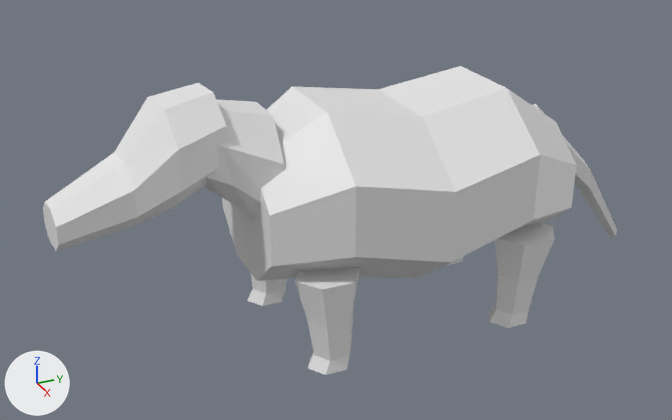
Two versions of the OBJ model data/animals/tatu/eat/2.obj, one commit apart.
Before and after are seen from a 50 mm lens placed at (1.18, -0.634, 0.781), pointed at (-0.013, -0.098, 0.185). The axes (+X, +Y, +Z) are drawn at lower left. The lights are the same throughout. The older version comes first. Where no turn or scale is listed for an object, it has been applied to the vertices.

Script lines for the objects in view, before the commit:
```python
me_tatu_eat_2 = bpy.data.meshes.new('tatu_eat_2')
me_tatu_eat_2.from_pydata(...)  # 226 vertices, 420 faces; spans x -0.173..0.173, y -0.527..0.418, z 0.0..0.41
ob_tatu_eat_2 = bpy.data.objects.new('tatu_eat_2', me_tatu_eat_2)
ob_tatu_eat_2.location = (0.0, 0.0, 0.0)
```
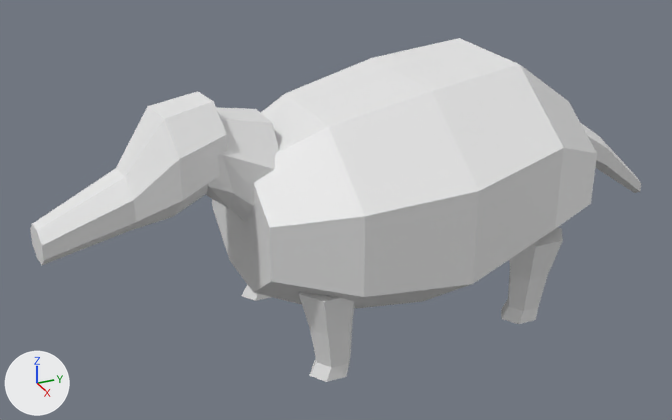
Patch to the scene script:
```diff
--- a/data/animals/tatu/eat/2.obj.py
+++ b/data/animals/tatu/eat/2.obj.py
@@ me_tatu_eat_2 @@
 # used by ob_tatu_eat_2; location = (0.0, 0.0, 0.0)
-me_tatu_eat_2.from_pydata(...)  # 226 vertices, 420 faces; spans x -0.173..0.173, y -0.527..0.418, z 0.0..0.41
+me_tatu_eat_2.from_pydata(...)  # 226 vertices, 420 faces; spans x -0.229..0.229, y -0.547..0.456, z 0.0..0.412
+# me_tatu_eat_2 part 1: the loose piece of 26 vertices spanning x -0.149..-0.074, y -0.217..-0.116, z 0.0..0.15 is turned -0.1 degrees about the x axis through its middle and scaled by 0.927, then moved by (-0.019, -0.006, -0.005)
+# me_tatu_eat_2 part 2: the loose piece of 26 vertices spanning x 0.074..0.149, y -0.217..-0.116, z 0.0..0.15 is turned -0.2 degrees about the x axis through its middle and scaled by 0.927, then moved by (0.019, -0.006, -0.005)
+# me_tatu_eat_2 part 3: the loose piece of 26 vertices spanning x -0.153..-0.071, y 0.112..0.221, z 0.0..0.15 is scaled about its middle by (0.914, 0.918, 0.93), then moved by (-0.019, 0.006, 0.009)
+# me_tatu_eat_2 part 4: the loose piece of 26 vertices spanning x 0.071..0.153, y 0.112..0.221, z 0.0..0.15 is scaled about its middle by (0.914, 0.919, 0.93), then moved by (0.019, 0.006, 0.009)
+# me_tatu_eat_2 part 5: the loose piece of 26 vertices spanning x -0.081..0.081, y -0.365..-0.213, z 0.184..0.39 is multiplied about its middle by the matrix ((0.999, -0.007, 0.001), (0.007, 0.999, -0.011), (-0.001, 0.011, 0.999)), then moved by (0.0, -0.001, -0.011)
+# me_tatu_eat_2 part 6: 96 of 226 vertices moved; they spanned x -0.173..0.173, y -0.527..0.418, z 0.051..0.41 and now span x -0.229..0.229, y -0.547..0.456, z 0.056..0.412; mean shift (0.001, 0.004, 0.004); largest move (0.014, 0.418, 0.073) -> (0.016, 0.456, 0.154)
```

Pixel boxes [x1, y1, x2, y2] of what changed, in the pictures (672 x 420 px; the box of a moved part takes in the faces that stretch with it):
'tatu_eat_2', reshaped (6% wider, 11% taller): before [43, 66, 617, 375]; after [30, 38, 641, 382]
part 1 of me_tatu_eat_2, moved or reshaped (mostly hidden afterwards): before [247, 274, 287, 306]; after [242, 284, 271, 301]
part 2 of me_tatu_eat_2, moved or reshaped: before [295, 268, 360, 375]; after [299, 292, 355, 382]
part 3 of me_tatu_eat_2, moved or reshaped (not visible afterwards): before [447, 256, 464, 265]
part 4 of me_tatu_eat_2, moved or reshaped: before [489, 222, 555, 328]; after [501, 227, 563, 324]
part 5 of me_tatu_eat_2, moved or reshaped: before [206, 99, 285, 221]; after [206, 107, 279, 222]
part 6 of me_tatu_eat_2, moved or reshaped: before [43, 66, 617, 281]; after [30, 38, 641, 309]
